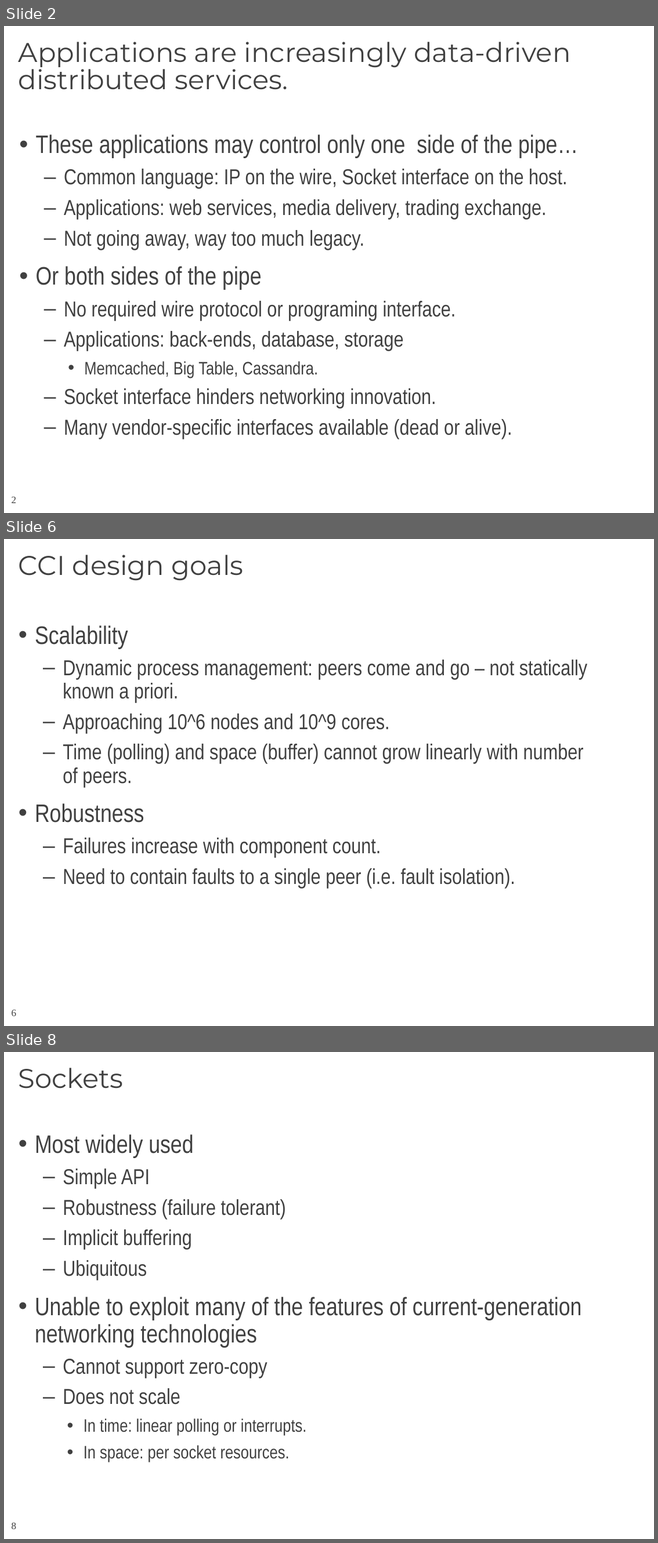
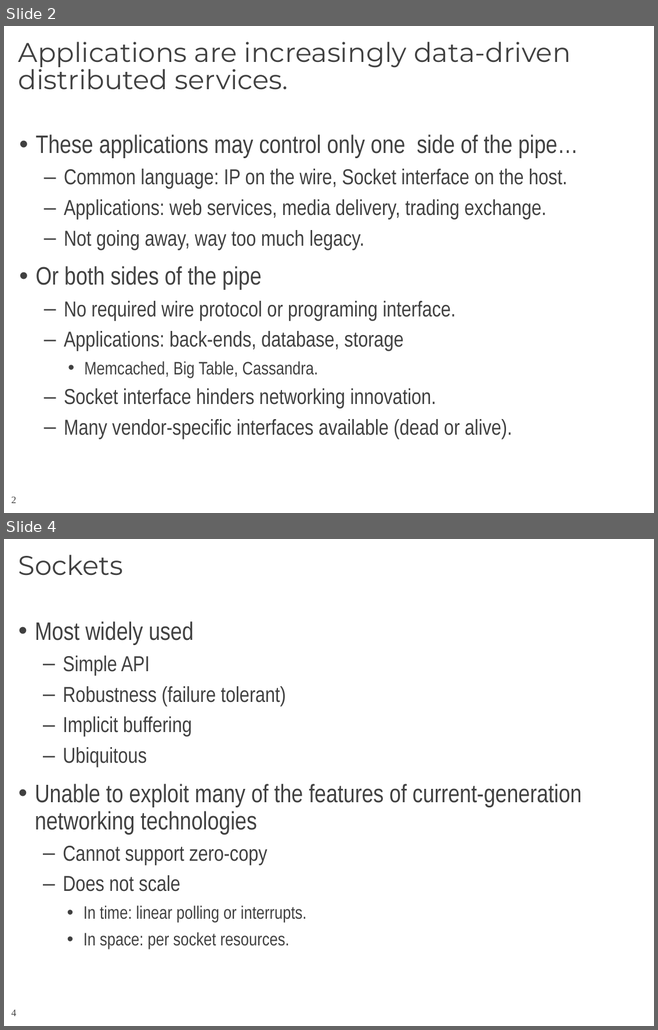
Before and after one commit to CCI/pub, a slide deck: slides/HotI-2011/2011-HotI-CCI-OLCF.pptx. Shown one above the other, each under a label of ours: slides 2, 6 and 8 before the commit, slides 2 and 4 after it; the slides between them are not shown. The pictures are 658x1543 and 658x1030 pixels, drawn with LibreOffice and Linux fonts; fonts in the diff are those of the drawing; background and template pictures are left out. Boxes give left, top, right and bottom in pixels: in the first picture for what was removed or moved away, otherwise in the second. Text is boxed around its words. In the diff, an @@ line names an element or a change of style, - is before the commit and + after.

```diff
--- a/slides/HotI-2011/2011-HotI-CCI-OLCF.pptx
+++ b/slides/HotI-2011/2011-HotI-CCI-OLCF.pptx
@@ slide 6 removed at (x1=4, y1=539, x2=654, y2=1026), background #FFFFFF; not listed: 1 template element that a slide beside it also shows @@
@@ title removed at (x1=18, y1=555, x2=243, y2=581) @@
-CCI design goals
@@ text removed at (x1=35, y1=625, x2=587, y2=888) @@
-• Scalability
-  – Dynamic process management: peers come and go – not statically known a priori.
-  – Approaching 10^6 nodes and 10^9 cores.
-  – Time (polling) and space (buffer) cannot grow linearly with number of peers.
-• Robustness
-  – Failures increase with component count.
-  – Need to contain faults to a single peer (i.e. fault isolation).
@@ what was slide 8 is now slide 4 @@
@@ page number at (x1=12, y1=1009, x2=17, y2=1016): text changed @@
-8
+4
```
Also in this commit, not shown: 9 slides changed, 2 slides added, 2 other slides removed.
